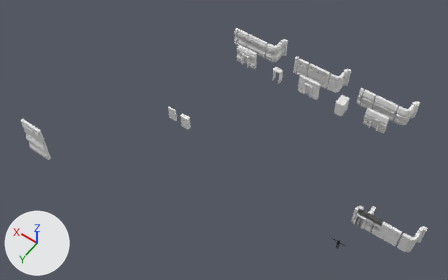
An edit to the FBX model MB_GenSet_004.fbx, drawn before and after from the same camera.
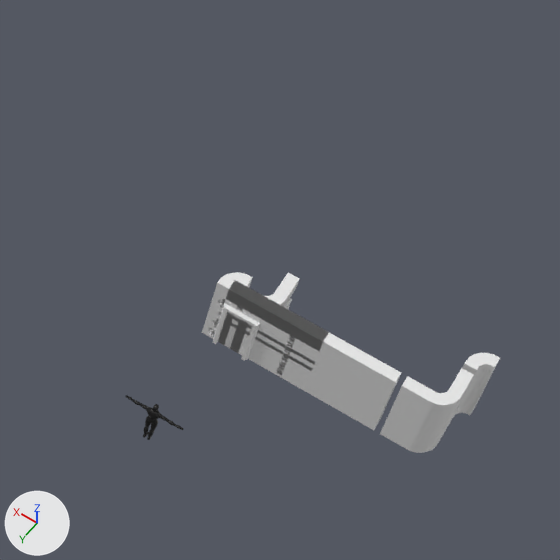
The first picture shows the older version from a 50 mm camera at (-9.8, 41.2, 66.7) aimed at (19.5, 0.3, 2.5). The close-ups show both versions on the part from 67% to 99% of the width and 49% to 100% of the height of that picture; other places that the commit changed are outside them. Every picture has the same lights, and +X, +Y and +Z are marked at lower left. Where no turn or scale is listed for an object, it has been applied to the vertices.
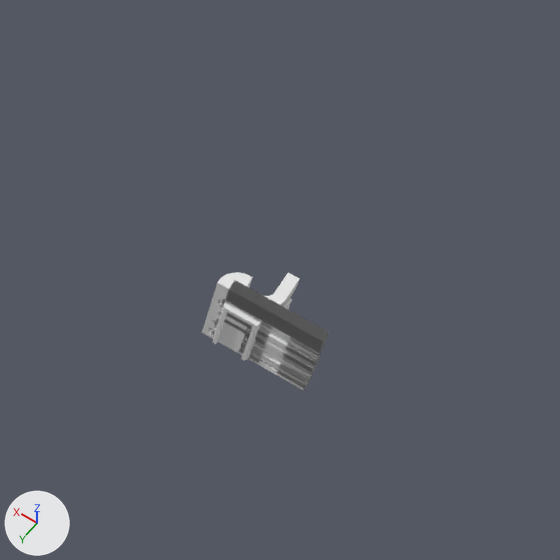
The change, as JSON lines over the scene's bpy script:
```json
{"op": "remove", "block": "ob_plane", "code": ["ob_plane = bpy.data.objects.new('Plane', me_plane)", "ob_plane.location = (0.0, 0.0, 0.0)"]}
{"op": "remove", "block": "ob_tutorialtpp_001", "code": ["ob_tutorialtpp_001 = bpy.data.objects.new('TutorialTPP.001', me_tutorialtpp)", "ob_tutorialtpp_001.location = (0.0, 0.0, 0.0)"]}
```

What differs and where, as boxes (x1, y1, x2, y2) in the close-ups (560 x 560 px):
```json
{"object": "Plane", "change": "deleted", "before": [220, 291, 500, 453]}
{"object": "TutorialTPP.001", "change": "deleted", "before": [126, 395, 183, 440], "on screen": "black"}
{"object": "Plane.017", "change": "unchanged, uncovered by the edit", "before": [226, 313, 313, 376], "after": [225, 313, 329, 390]}
```
